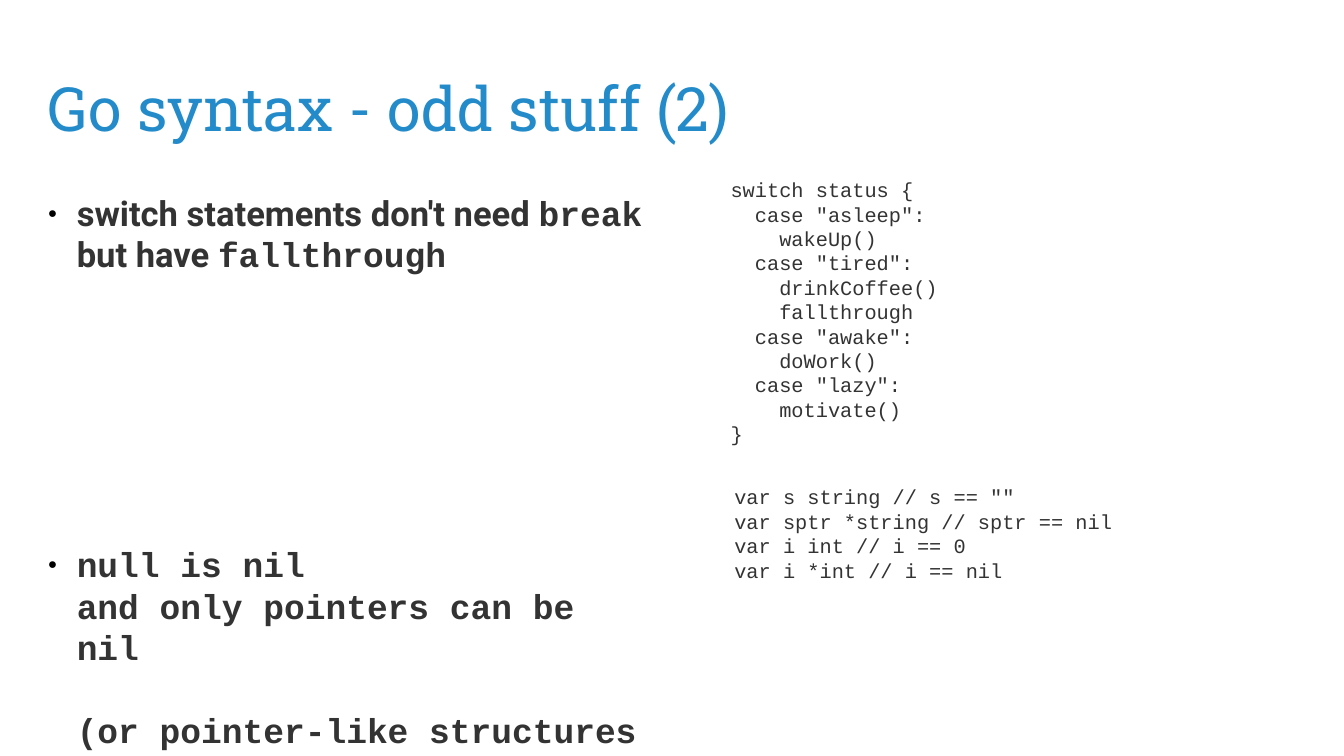
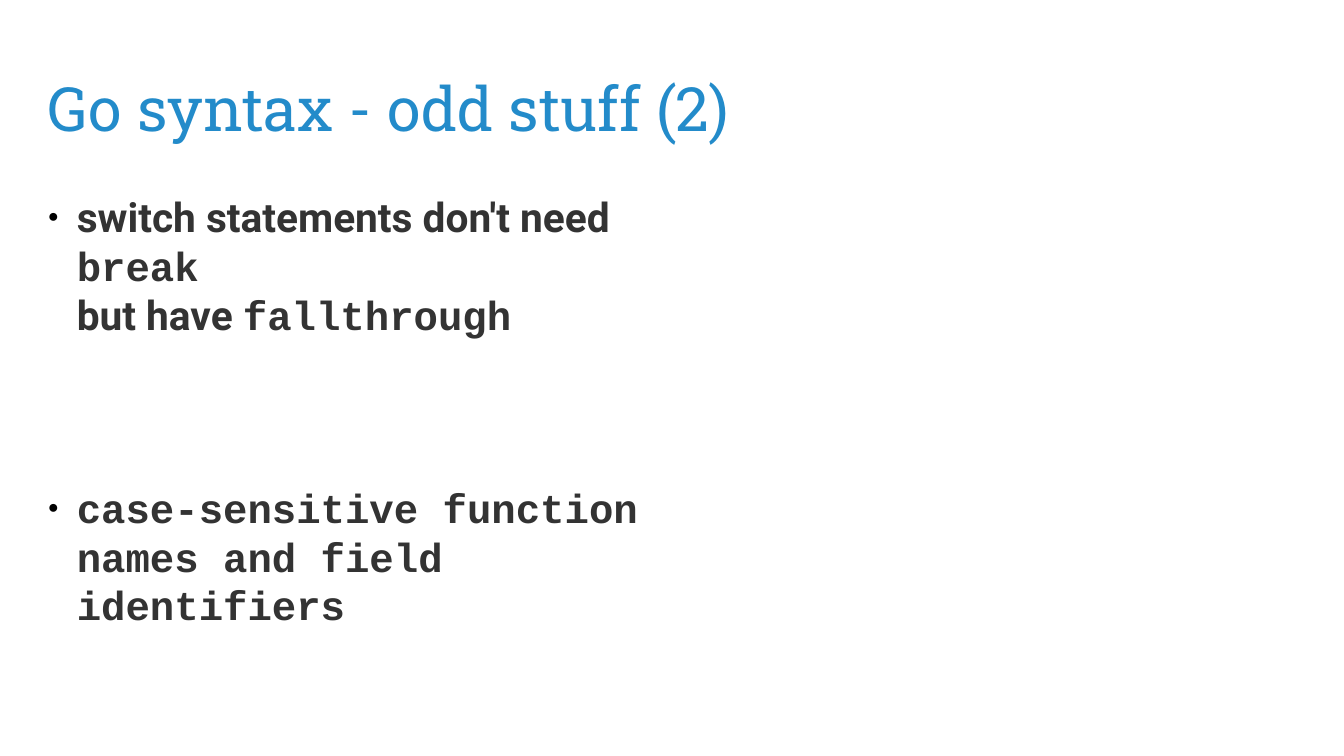
Before and after one commit to KeeTraxx/pitc-go-workshop, a slide deck: slide 15 of pitc-go-workshop.odp (slide 16 before the commit). Drawn at 1344x756 pixels with LibreOffice and Linux fonts; fonts in the diff are those of the drawing. Boxes give left, top, right and bottom in pixels: in the first picture for what was removed or moved away, otherwise in the second. Text is boxed around its words. In the diff, an @@ line names an element or a change of style, - is before the commit and + after.

Commit message:
Updated presentation

```diff
--- a/pitc-go-workshop.odp
+++ b/pitc-go-workshop.odp
@@ text at (77,201,610,339): size 20.4 to 24 pt in "switch statements don't need break but have ..." @@
@@ text removed at (731,183,937,422) @@
-switch status {
-case "asleep":
-wakeUp()
-case "tired":
-drinkCoffee()
-fallthrough
-case "awake":
-doWork()
-case "lazy":
-motivate()
-}
@@ text at (77,494,638,621): text changed; size 20.4 to 24 pt @@
-● null is nil
-  and only pointers can be nil
-  (or pointer-like structures like pointers, interfaces, maps, slices, channels and function types)
+● case-sensitive function names and field identifiers
@@ text removed at (734,490,1112,578) @@
-var s string // s == ""
-var sptr *string // sptr == nil
-var i int // i == 0
-var i *int // i == nil
```
Also in this commit, not shown: 2 other slides changed, 1 other file.
